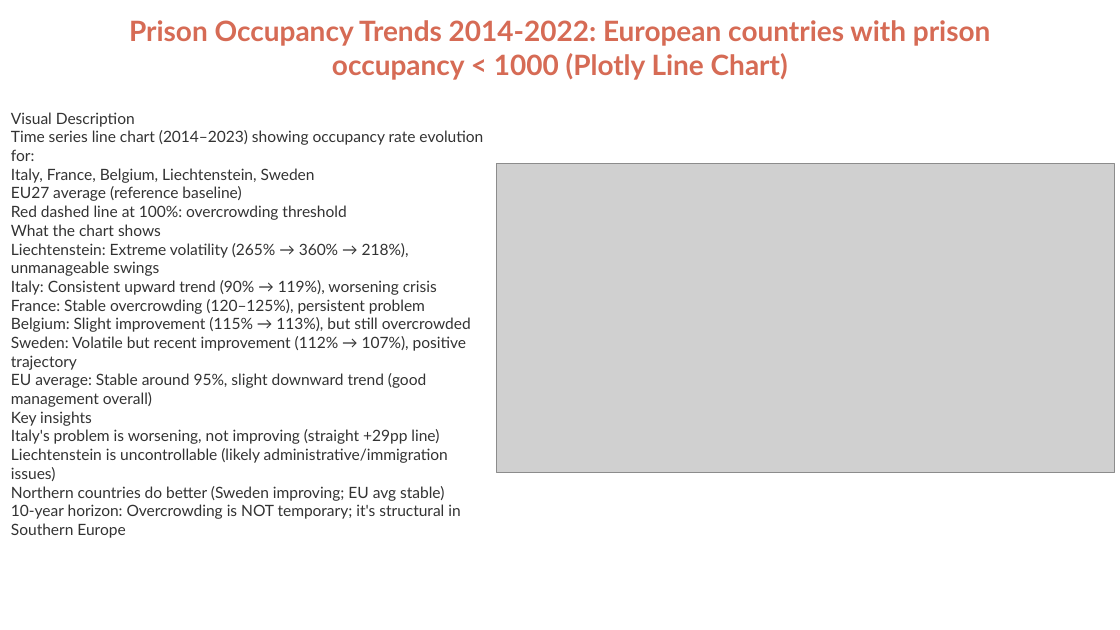
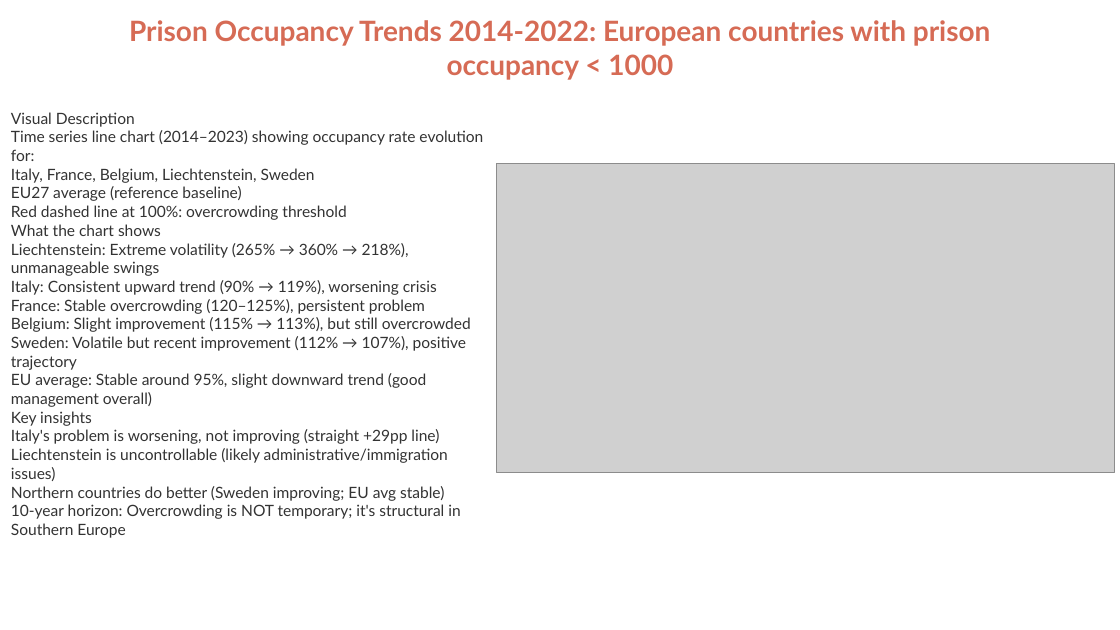
Before and after one commit to gevola-dev/FDS02Q001, a slide deck: slide 15 of data_viz/prison_data_project/25_12_26_prisons_statistics.pptx (slide 14 before the commit). Drawn at 1120x630 pixels with LibreOffice and Linux fonts; fonts in the diff are those of the drawing; grey boxes stand for pictures. Boxes give left, top, right and bottom in pixels: in the first picture for what was removed or moved away, otherwise in the second. Text is boxed around its words. In the diff, an @@ line names an element or a change of style, - is before the commit and + after.

```diff
--- a/data_viz/prison_data_project/25_12_26_prisons_statistics.pptx
+++ b/data_viz/prison_data_project/25_12_26_prisons_statistics.pptx
@@ text at (129, 20, 991, 80): text changed @@
-Prison Occupancy Trends 2014-2022: European countries with prison occupancy < 1000 (Plotly Line Chart)
+Prison Occupancy Trends 2014-2022: European countries with prison occupancy < 1000
```
Also in this commit, not shown: 2 other slides changed, 2 slides added, 1 slide removed, 7 other files.
